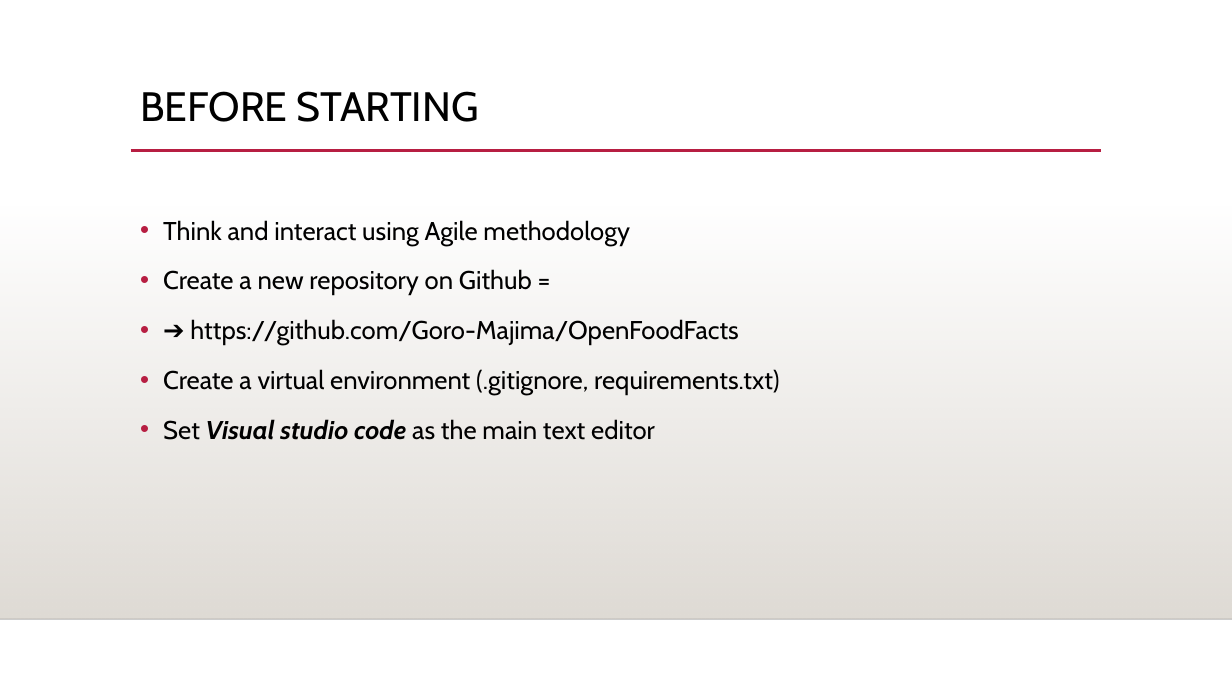
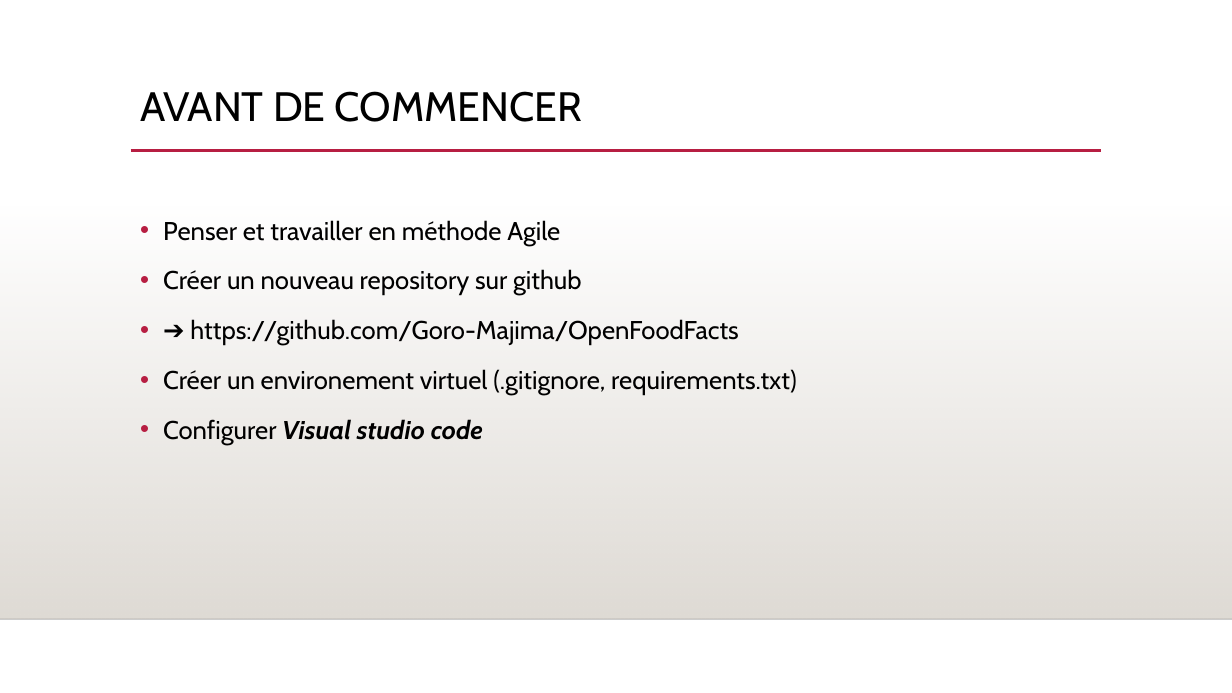
Before and after one commit to Goro-Majima/OpenFoodFacts, a slide deck: slide 3 of SLIDESHOW PROJECT 5.pptx. Drawn at 1232x693 pixels with LibreOffice and Linux fonts; fonts in the diff are those of the drawing; background and template pictures are left out. Boxes give left, top, right and bottom in pixels: in the first picture for what was removed or moved away, otherwise in the second. Text is boxed around its words. In the diff, an @@ line names an element or a change of style, - is before the commit and + after.

Commit message:
added ppt

```diff
--- a/SLIDESHOW PROJECT 5.pptx
+++ b/SLIDESHOW PROJECT 5.pptx
@@ title at (140,91,582,122): text changed @@
-BEFORE STARTING
+AVANT DE COMMENCER
@@ text at (163,220,582,295): text changed @@
-• Think and interact using Agile methodology
-• Create a new repository on Github =
+• Penser et travailler en méthode Agile
+• Créer un nouveau repository sur github
@@ text at (163,369,797,445): text changed @@
-• Create a virtual environment (.gitignore, requirements.txt)
-• Set Visual studio code as the main text editor
+• Créer un environement virtuel (.gitignore, requirements.txt)
+• Configurer Visual studio code
```
Also in this commit, not shown: 4 other slides changed, 2 slides added, 1 slide removed, 4 other files.
